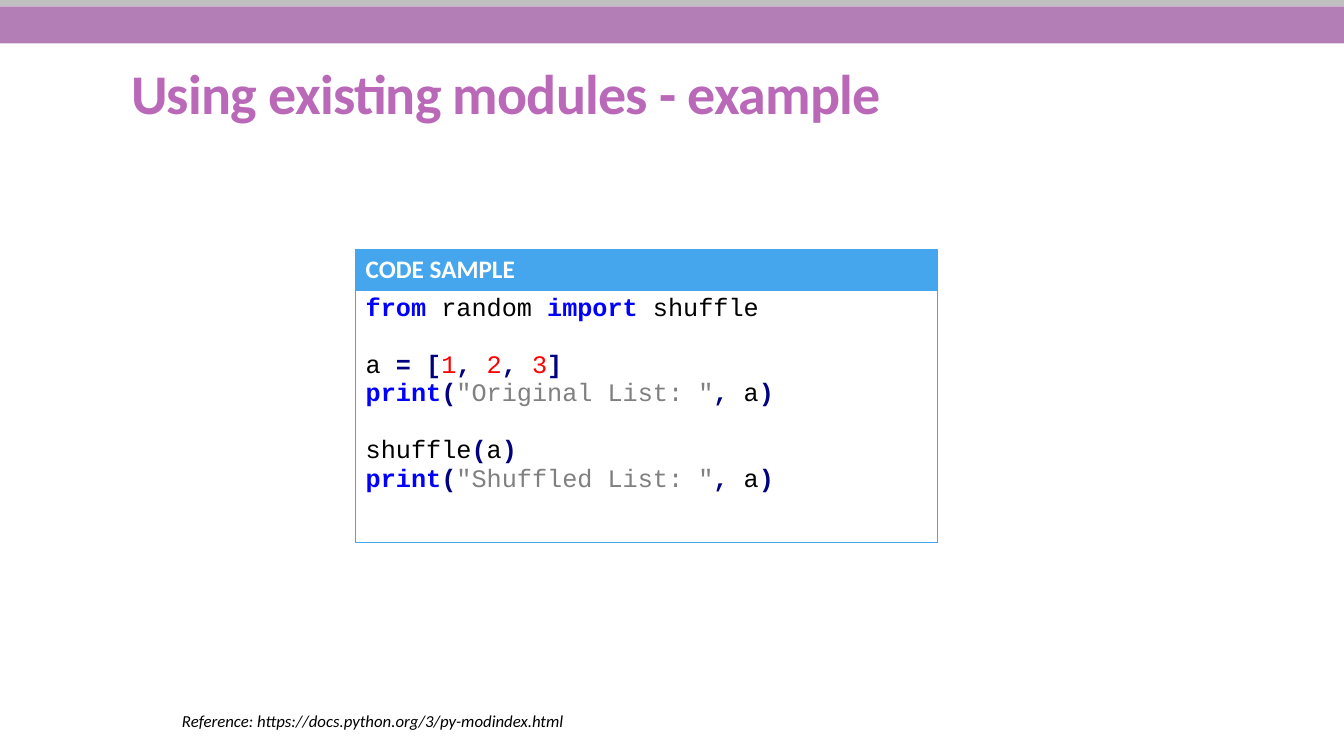
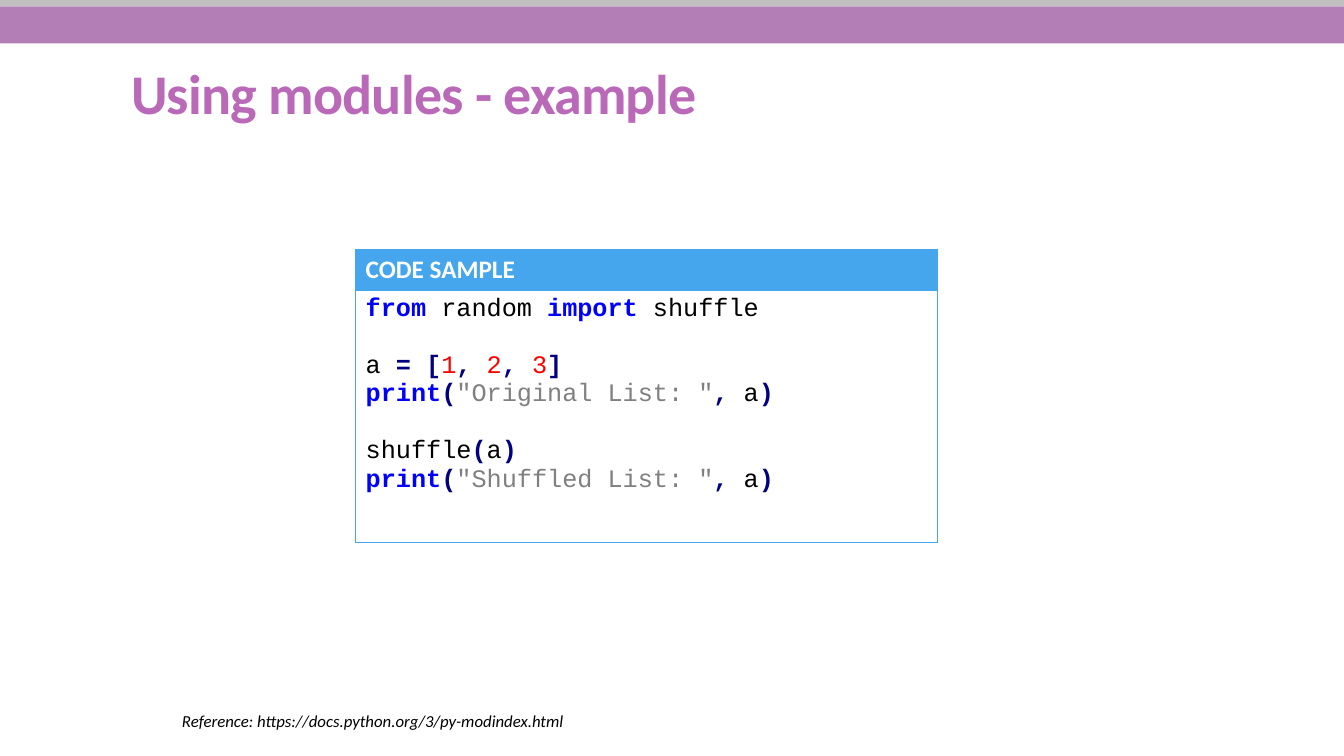
Before and after one commit to She-Codes-Now/Intro-to-Python, a slide deck: slide 29 of Python-SheCodesNow_updated.pptx. Drawn at 1344x756 pixels with LibreOffice and Linux fonts; fonts in the diff are those of the drawing; background and template pictures are left out. Boxes give left, top, right and bottom in pixels: in the first picture for what was removed or moved away, otherwise in the second. Text is boxed around its words. In the diff, an @@ line names an element or a change of style, - is before the commit and + after.

```diff
--- a/Python-SheCodesNow_updated.pptx
+++ b/Python-SheCodesNow_updated.pptx
@@ title at (131, 74, 697, 124): text changed @@
-Using existing modules - example
+Using modules - example
```
Also in this commit, not shown: 13 other slides changed.
